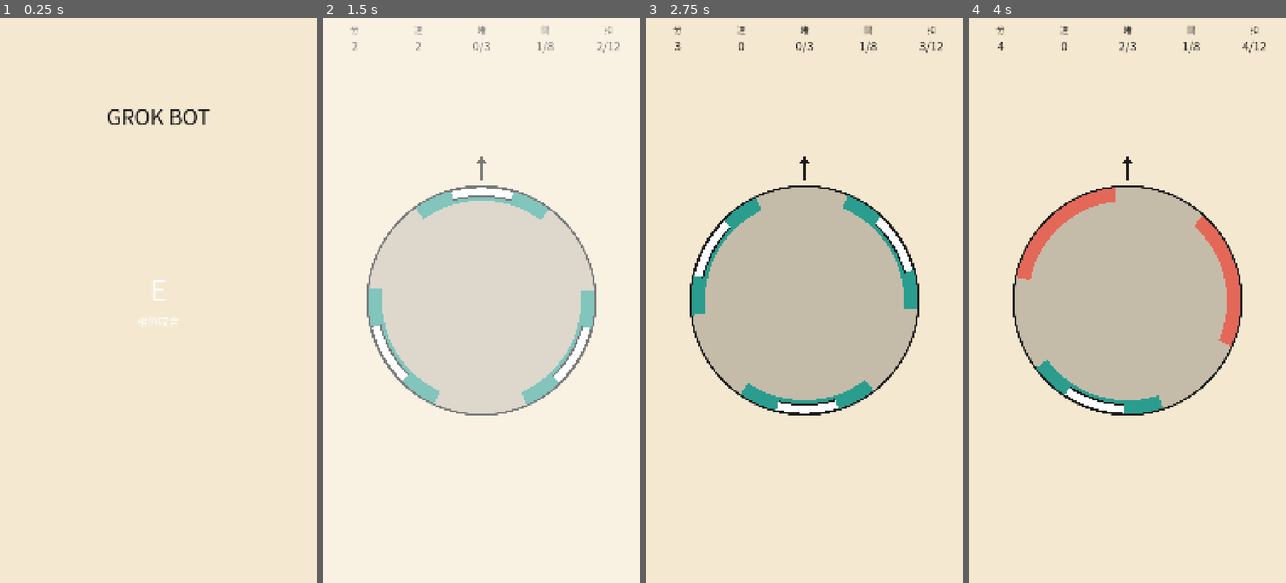
Above: before the commit, frames 1-4 (left to right).
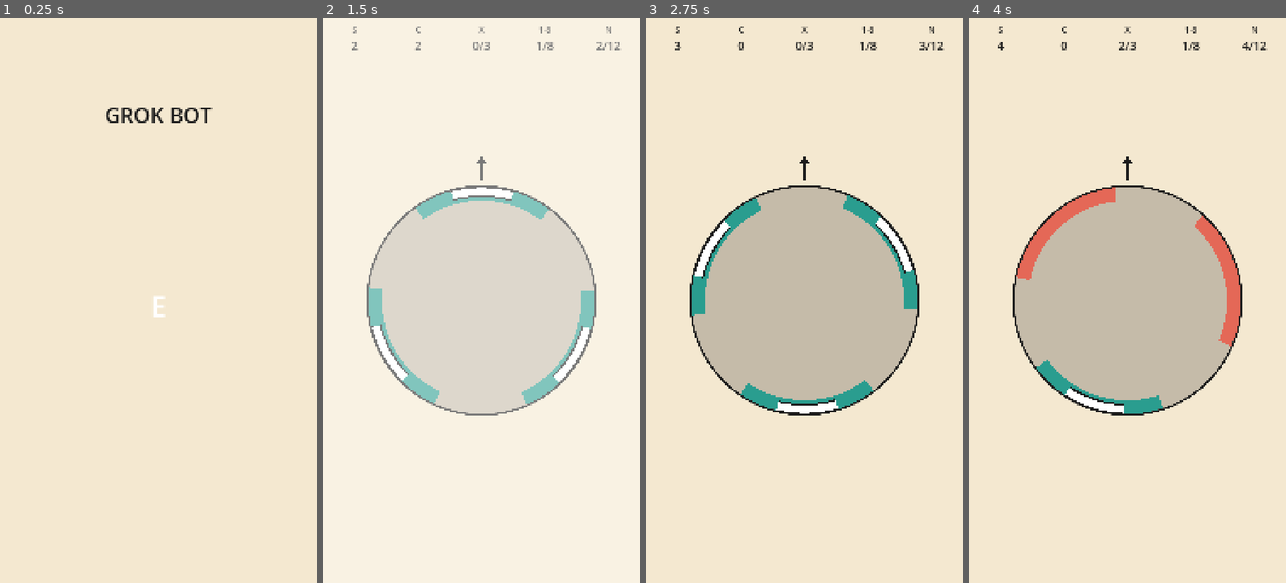
Above: after the commit, the same moments.

Repository: fallenblueray/Grok-Bot-Game
Game: Godot game, scene res://Boot.tscn
The game is run twice, just before and just after one commit, with the same random seed, the same clock (stepped at 60 frames per second) and the same inputs.
Inputs (mouse positions are in pixels of both pictures, inside the frame that each line leads up to):
- Up to frame 1 (0.25 s): no input
- Up to frame 2 (1.5 s): click "E" at 0.5 s; tap Enter at 1.25 s; move the mouse to (551, 272) at 1.27 s; hold D from 1.28 s (still down); tap 1 at 1.35 s; click (551, 272) at 1.42 s
- Up to frame 3 (2.75 s): tap Space at 1.52, 2.27 s; move the mouse to (741, 328) at 2.02 s; release D at 2.03 s; tap E at 2.1 s; click (741, 328) at 2.17 s
- Up to frame 4 (4 s): move the mouse to (1159, 176) at 2.77 s; hold D from 2.78 s (still down); tap 2 at 2.85 s; click (1159, 176) at 2.92 s; move the mouse to (1111, 413) at 3.52 s; tap Enter at 3.6 s; click (1111, 413) at 3.67 s; tap Space at 3.77 s

The runs differ from the first frame. In frame 1, 0.7% of the frame differs, in the area x 33-68%, y 15-55%; in frame 2, 0.2%; in frame 3, 0.3%; in frame 4, 0.3%.

Commit message:
Latin HUD S/C/X/1-8/N, TAP overlay, menu E only; no CJK font

Diff:
--- a/Boot.gd
+++ b/Boot.gd
@@ -6,20 +6,6 @@
 const CORAL := Color("E85D4C")
 const TEAL := Color("2A9D8F")
 const MUSTARD := Color("E9C46A")
-
-var _font: Font
-
-
-func _cjk_font() -> Font:
-	if _font != null:
-		return _font
-	var f := SystemFont.new()
-	f.font_names = PackedStringArray([
-		"Noto Sans CJK TC", "Noto Sans CJK", "Noto Sans TC",
-		"PingFang TC", "Microsoft JhengHei", "Source Han Sans TC", "sans-serif",
-	])
-	_font = f
-	return _font
 
 
 func _ready() -> void:
@@ -38,21 +24,19 @@
 	title.set_anchors_preset(Control.PRESET_TOP_WIDE)
 	title.offset_top = 280.0
 	title.offset_bottom = 400.0
-	title.add_theme_font_override("font", _cjk_font())
 	title.add_theme_font_size_override("font_size", 72)
 	title.add_theme_color_override("font_color", INK)
 	add_child(title)
 
 	_add_mode_button(
 		"E",
-		"相位咬合",
 		TEAL,
 		Rect2(110, 820, 860, 320),
 		_open_e
 	)
 
 
-func _add_mode_button(letter: String, caption: String, color: Color, rect: Rect2, cb: Callable) -> void:
+func _add_mode_button(letter: String, color: Color, rect: Rect2, cb: Callable) -> void:
 	var btn := Button.new()
 	btn.position = rect.position
 	btn.size = rect.size
@@ -77,25 +61,12 @@
 	letter_l.text = letter
 	letter_l.horizontal_alignment = HORIZONTAL_ALIGNMENT_CENTER
 	letter_l.vertical_alignment = VERTICAL_ALIGNMENT_CENTER
-	letter_l.position = Vector2(0, 24)
-	letter_l.size = Vector2(rect.size.x, 150)
-	letter_l.add_theme_font_override("font", _cjk_font())
+	letter_l.position = Vector2.ZERO
+	letter_l.size = rect.size
 	letter_l.add_theme_font_size_override("font_size", 96)
 	letter_l.add_theme_color_override("font_color", Color.WHITE)
 	letter_l.mouse_filter = Control.MOUSE_FILTER_IGNORE
 	btn.add_child(letter_l)
-
-	var cap_l := Label.new()
-	cap_l.text = caption
-	cap_l.horizontal_alignment = HORIZONTAL_ALIGNMENT_CENTER
-	cap_l.vertical_alignment = VERTICAL_ALIGNMENT_CENTER
-	cap_l.position = Vector2(0, 170)
-	cap_l.size = Vector2(rect.size.x, 80)
-	cap_l.add_theme_font_override("font", _cjk_font())
-	cap_l.add_theme_font_size_override("font_size", 36)
-	cap_l.add_theme_color_override("font_color", Color.WHITE)
-	cap_l.mouse_filter = Control.MOUSE_FILTER_IGNORE
-	btn.add_child(cap_l)
 
 
 func _open_d() -> void:
--- a/ModeE.gd
+++ b/ModeE.gd
@@ -1,5 +1,5 @@
 extends Control
-## Mode E — 相位咬合. 8-level chapter then 90s endless. Tweens only.
+## Mode E — phase snap. 8-level chapter then 90s endless. Tweens only.
 
 const INK := Color("1C1C1C")
 const BG := Color("F4E8D0")
@@ -25,7 +25,7 @@
 @export var bounce_deg: float = 14.0
 @export var run_seconds: float = 90.0
 
-# period, inner°, outer°, docks to clear. 共7/8 sized so perfect window ≥ 90ms.
+# period, inner°, outer°, docks to clear. lv7/8 sized so perfect window ≥ 90ms.
 const LEVELS: Array[Dictionary] = [
 	{"period": 2.2, "inner": 16.0, "outer": 36.0, "goal": 12},
 	{"period": 2.0, "inner": 14.0, "outer": 32.0, "goal": 16},
@@ -51,7 +51,6 @@
 var _ended: bool = false
 var _restarting: bool = false
 var _blocked: Array[bool] = [false, false, false]
-var _font: Font
 
 var _score_label: Label
 var _combo_label: Label
@@ -65,18 +64,6 @@
 var _rotor: Rotor
 var _tick: SnapTick
 var _radius: float = 388.8
-
-
-func _cjk_font() -> Font:
-	if _font != null:
-		return _font
-	var f := SystemFont.new()
-	f.font_names = PackedStringArray([
-		"Noto Sans CJK TC", "Noto Sans CJK", "Noto Sans TC",
-		"PingFang TC", "Microsoft JhengHei", "Source Han Sans TC", "sans-serif",
-	])
-	_font = f
-	return _font
 
 
 class Rotor extends Node2D:
@@ -241,11 +228,11 @@
 	hud.add_child(hud_bg)
 
 	var col_w := view_width / 5.0
-	_score_label = _make_hud_cell(hud, 0.0, col_w, "分")
-	_combo_label = _make_hud_cell(hud, col_w, col_w, "連")
-	_block_label = _make_hud_cell(hud, col_w * 2.0, col_w, "堵")
-	_level_label = _make_hud_cell(hud, col_w * 3.0, col_w, "關")
-	_docks_label = _make_hud_cell(hud, col_w * 4.0, col_w, "扣")
+	_score_label = _make_hud_cell(hud, 0.0, col_w, "S")
+	_combo_label = _make_hud_cell(hud, col_w, col_w, "C")
+	_block_label = _make_hud_cell(hud, col_w * 2.0, col_w, "X")
+	_level_label = _make_hud_cell(hud, col_w * 3.0, col_w, "1-8")
+	_docks_label = _make_hud_cell(hud, col_w * 4.0, col_w, "N")
 
 	var flash_layer := CanvasLayer.new()
 	flash_layer.layer = 20
@@ -272,7 +259,6 @@
 	_overlay_label.vertical_alignment = VERTICAL_ALIGNMENT_CENTER
 	_overlay_label.set_anchors_and_offsets_preset(Control.PRESET_FULL_RECT)
 	_overlay_label.offset_bottom = -80.0
-	_overlay_label.add_theme_font_override("font", _cjk_font())
 	_overlay_label.add_theme_font_size_override("font_size", 64)
 	_overlay_label.add_theme_color_override("font_color", FLASH_WHITE)
 	_overlay_label.mouse_filter = Control.MOUSE_FILTER_IGNORE
@@ -283,11 +269,10 @@
 	_overlay_hint.vertical_alignment = VERTICAL_ALIGNMENT_CENTER
 	_overlay_hint.set_anchors_and_offsets_preset(Control.PRESET_FULL_RECT)
 	_overlay_hint.offset_top = 80.0
-	_overlay_hint.add_theme_font_override("font", _cjk_font())
 	_overlay_hint.add_theme_font_size_override("font_size", 36)
 	_overlay_hint.add_theme_color_override("font_color", FLASH_WHITE)
 	_overlay_hint.mouse_filter = Control.MOUSE_FILTER_IGNORE
-	_overlay_hint.text = "點一下"
+	_overlay_hint.text = "TAP"
 	_overlay.add_child(_overlay_hint)
 
 
@@ -298,7 +283,6 @@
 	cap.size = Vector2(w, 44)
 	cap.horizontal_alignment = HORIZONTAL_ALIGNMENT_CENTER
 	cap.vertical_alignment = VERTICAL_ALIGNMENT_CENTER
-	cap.add_theme_font_override("font", _cjk_font())
 	cap.add_theme_font_size_override("font_size", 28)
 	cap.add_theme_color_override("font_color", INK)
 	cap.mouse_filter = Control.MOUSE_FILTER_IGNORE
@@ -309,7 +293,6 @@
 	l.size = Vector2(w, 72)
 	l.horizontal_alignment = HORIZONTAL_ALIGNMENT_CENTER
 	l.vertical_alignment = VERTICAL_ALIGNMENT_CENTER
-	l.add_theme_font_override("font", _cjk_font())
 	l.add_theme_font_size_override("font_size", 40)
 	l.add_theme_color_override("font_color", INK)
 	l.mouse_filter = Control.MOUSE_FILTER_IGNORE
@@ -330,7 +313,7 @@
 	_combo_label.text = str(_combo)
 	_block_label.text = "%d/3" % _blocked_count()
 	if _endless:
-		_level_label.text = "無盡"
+		_level_label.text = "END"
 		_docks_label.text = str(ceili(_time_left))
 	else:
 		_level_label.text = "%d/8" % (_level + 1)
@@ -445,7 +428,7 @@
 	_busy = true
 	_overlay.color = Color(TEAL, 0.88)
 	if _level >= LEVELS.size() - 1:
-		_overlay_label.text = "無盡"
+		_overlay_label.text = "END"
 	else:
 		_overlay_label.text = "%d/8" % (_level + 2)
 	_overlay.visible = true
